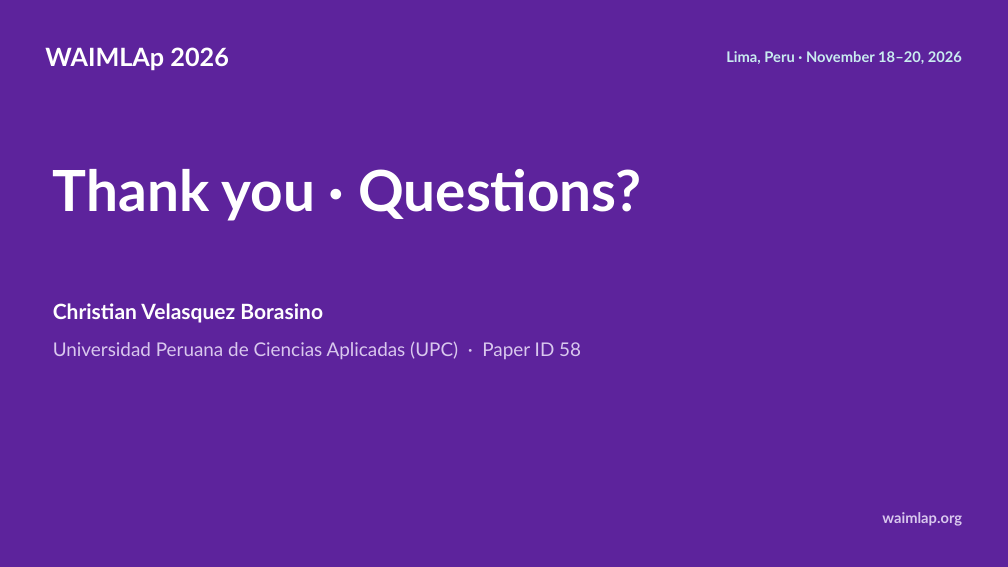
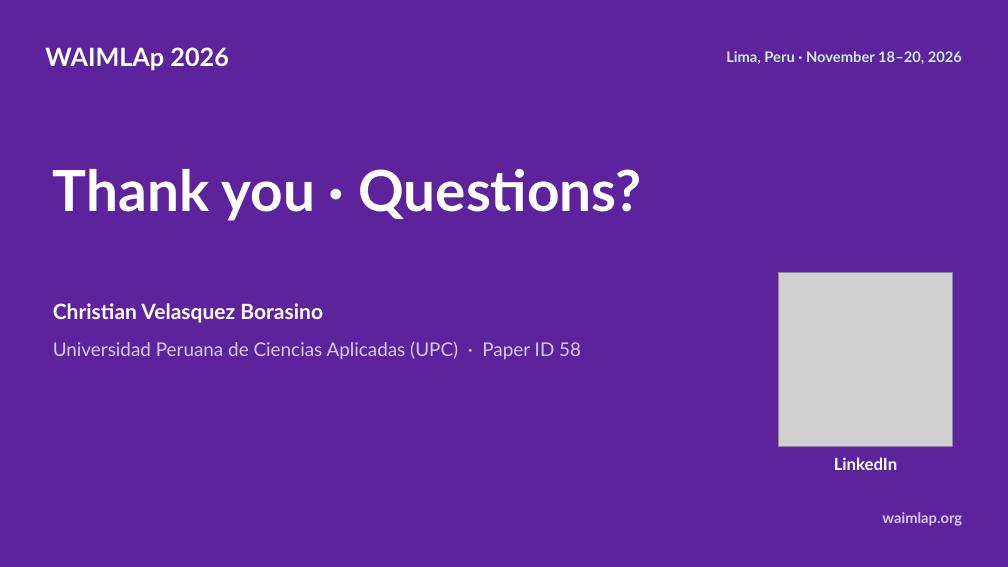
Before and after one commit to Percep3/Imitator, a slide deck: slide 13 of presentation/waimlap2026/imitator_waimlap2026.pptx. Drawn at 1008x567 pixels with LibreOffice and Linux fonts; fonts in the diff are those of the drawing; grey boxes stand for pictures; background and template pictures are left out. Boxes give left, top, right and bottom in pixels: in the first picture for what was removed or moved away, otherwise in the second. Text is boxed around its words. In the diff, an @@ line names an element or a change of style, - is before the commit and + after.

```diff
--- a/presentation/waimlap2026/imitator_waimlap2026.pptx
+++ b/presentation/waimlap2026/imitator_waimlap2026.pptx
@@ picture added at box(779, 272, 953, 446) @@
@@ text added at box(834, 457, 898, 470), 16 pt, text #FFFFFF, bold @@
+LinkedIn
```
Also in this commit, not shown: 2 other files.
